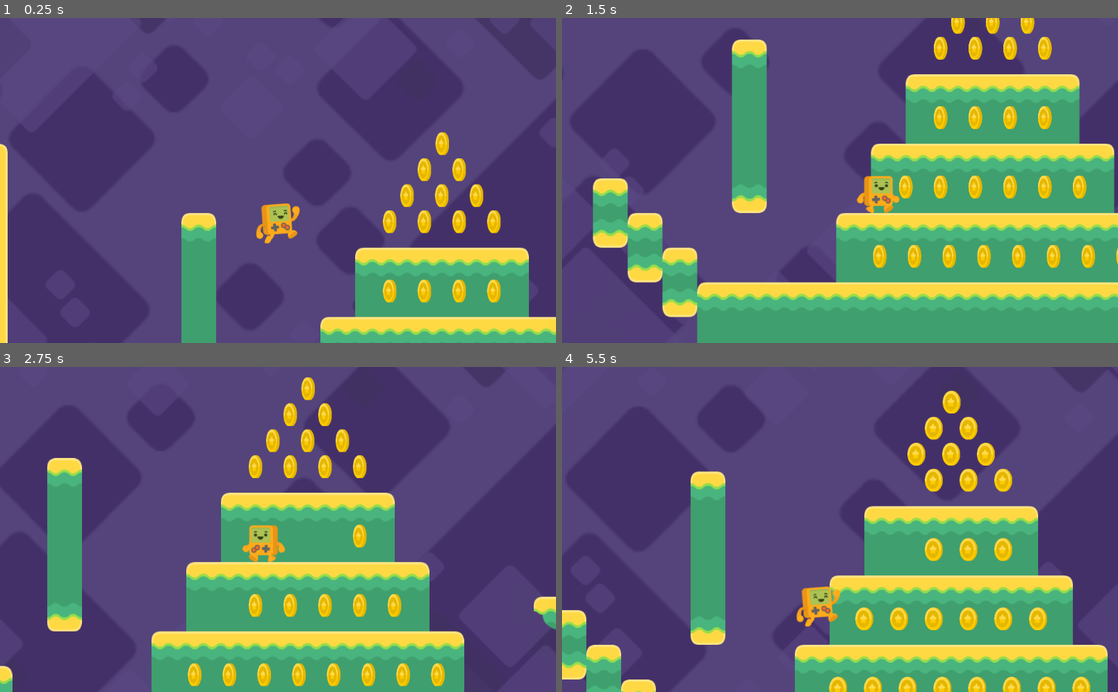
Above: before the commit, frames 1-4 (two rows, left to right).
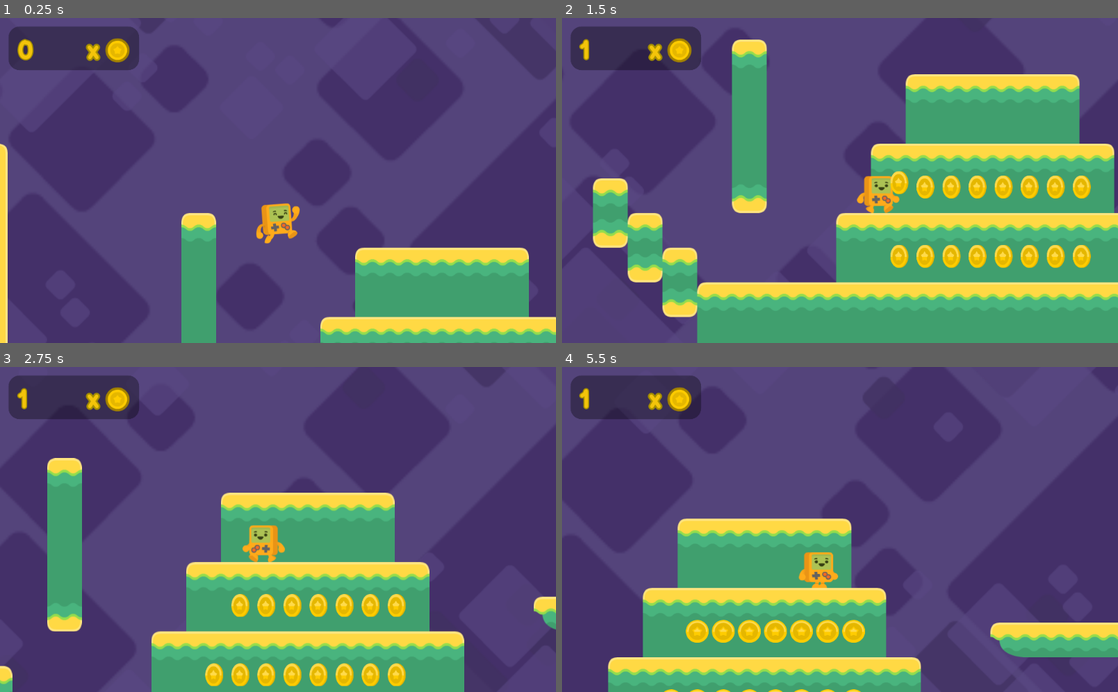
Above: after the commit, the same moments.

Repository: CrabbitSlater/Godot_2D_Tutorial_adv
Game: Godot game, scene res://Assets/Levels/Test_Level.tscn
Same seed, same stepped clock (60 frames per second), same inputs: the game is played once before the commit and once after it.
Inputs:
- Up to frame 1 (0.25 s): no input
- Up to frame 2 (1.5 s): hold D (player_right) from 0.53 s (still down); tap Space (player_jump) at 0.77 s
- Up to frame 3 (2.75 s): tap Space (player_jump) at 1.52 s; release D (player_right) at 2.03 s; hold A (player_left) from 2.03 s (still down)
- Up to frame 4 (5.5 s): release A (player_left) at 2.78 s; hold D (player_right) 2.78-4.28 s; tap Space (player_jump) at 3.02, 3.77, 4.52 s; hold A (player_left) 4.28-5.03 s; hold D (player_right) from 5.03 s (still down)

The runs differ from the first frame. In frame 1, 5.2% of the frame differs, in the area x 1-91%, y 2-88%; in frame 2, 7.9%; in frame 3, 8.0%; in frame 4, 46%, in the area x 0-100%, y 0-100%.

Commit message:
added HUD and assets, disabled the game win condition on player, used custom signal on coin to emit signal for HUD to recieive- and update coins accordingly Also used set collison mask bit to disable re-collecting same coin while animation plays

Diff:
--- a/Assets/Coin/Coin.gd
+++ b/Assets/Coin/Coin.gd
@@ -1,17 +1,23 @@
 extends Area2D
 
 
-
+#custom signal that we emit
+signal coin_collected
 
 func _on_Coin_body_entered(body):
 	#Collection script
+
+	#change the collision mask to disable collision with coin
+	set_collision_mask_bit(0,false)
+
 	#access other chold node with dolla
 	$AnimationPlayer.play("Bounce")
 	#Call Player's collect coin script (as on player mask, should only be a
 	#layer that collides
 	#WARNING- for best practice, shoud check that this method exists on other
 	#ßentity- or check gorup or class
-	body.add_coin()
+	emit_signal("coin_collected")
+
 
 
 func _on_AnimationPlayer_animation_finished(anim_name):
--- a/Assets/Coin/Coin.tscn
+++ b/Assets/Coin/Coin.tscn
@@ -53,7 +53,6 @@
 scale = Vector2( 0.5, 0.5 )
 frames = ExtResource( 1 )
 animation = "New Anim 1"
-frame = 1
 playing = true
 
 [connection signal="body_entered" from="." to="." method="_on_Coin_body_entered"]
--- /dev/null
+++ b/Assets/Levels/HUD.gd
@@ -0,0 +1,11 @@
+extends CanvasLayer
+
+var coins:int = 0
+
+func _ready():
+	$Coins.text=String(coins)
+
+
+func _on_coin_collected():
+	coins +=1
+	_ready()
--- a/Assets/Levels/Test_Level.tscn
+++ b/Assets/Levels/Test_Level.tscn
@@ -6,6 +6,9 @@
 [ext_resource path="res://Assets/background/set2_background.png" type="Texture" id=4]
 [ext_resource path="res://Assets/background/set2_tiles.png" type="Texture" id=5]
 [ext_resource path="res://Assets/Coin/Coin.tscn" type="PackedScene" id=6]
+[ext_resource path="res://Assets/UI/UI_Img/coin_gold.png" type="Texture" id=7]
+[ext_resource path="res://Assets/UI/Fonts/BalsamiqSans-Bold.ttf" type="DynamicFontData" id=8]
+[ext_resource path="res://Assets/Levels/HUD.gd" type="Script" id=9]
 
 [sub_resource type="RectangleShape2D" id=1]
 extents = Vector2( 224, 16 )
@@ -27,6 +30,23 @@
 
 [sub_resource type="RectangleShape2D" id=7]
 extents = Vector2( 2048, 16 )
+
+[sub_resource type="StyleBoxFlat" id=8]
+bg_color = Color( 0, 0, 0, 0.333333 )
+corner_radius_top_left = 20
+corner_radius_top_right = 20
+corner_radius_bottom_right = 20
+corner_radius_bottom_left = 20
+
+[sub_resource type="DynamicFont" id=9]
+size = 48
+outline_size = 3
+font_data = ExtResource( 8 )
+
+[sub_resource type="DynamicFont" id=10]
+size = 48
+outline_size = 2
+font_data = ExtResource( 8 )
 
 [node name="Test_Level" type="Node2D"]
 
@@ -150,87 +170,110 @@
 [node name="Coin_Container" type="Node2D" parent="."]
 
 [node name="Coin" parent="Coin_Container" instance=ExtResource( 6 )]
-position = Vector2( 336, 400 )
+position = Vector2( 372, 400 )
 
 [node name="Coin2" parent="Coin_Container" instance=ExtResource( 6 )]
-position = Vector2( 400, 400 )
+position = Vector2( 420, 400 )
 
 [node name="Coin3" parent="Coin_Container" instance=ExtResource( 6 )]
-position = Vector2( 464, 400 )
+position = Vector2( 468, 400 )
 
 [node name="Coin4" parent="Coin_Container" instance=ExtResource( 6 )]
-position = Vector2( 528, 400 )
+position = Vector2( 516, 400 )
 
 [node name="Coin5" parent="Coin_Container" instance=ExtResource( 6 )]
-position = Vector2( 592, 400 )
+position = Vector2( 564, 400 )
 
 [node name="Coin6" parent="Coin_Container" instance=ExtResource( 6 )]
-position = Vector2( 656, 400 )
+position = Vector2( 612, 400 )
 
 [node name="Coin7" parent="Coin_Container" instance=ExtResource( 6 )]
-position = Vector2( 720, 400 )
+position = Vector2( 660, 400 )
+
+[node name="Coin8" parent="Coin_Container" instance=ExtResource( 6 )]
+position = Vector2( 708, 400 )
+
+[node name="Coin9" parent="Coin_Container" instance=ExtResource( 6 )]
+position = Vector2( 372, 272 )
+
+[node name="Coin10" parent="Coin_Container" instance=ExtResource( 6 )]
+position = Vector2( 420, 272 )
+
+[node name="Coin11" parent="Coin_Container" instance=ExtResource( 6 )]
+position = Vector2( 468, 272 )
+
+[node name="Coin12" parent="Coin_Container" instance=ExtResource( 6 )]
+position = Vector2( 516, 272 )
+
+[node name="Coin13" parent="Coin_Container" instance=ExtResource( 6 )]
+position = Vector2( 564, 272 )
+
+[node name="Coin14" parent="Coin_Container" instance=ExtResource( 6 )]
+position = Vector2( 612, 272 )
 
 [node name="Coin15" parent="Coin_Container" instance=ExtResource( 6 )]
-position = Vector2( 448, 144 )
+position = Vector2( 660, 272 )
 
 [node name="Coin16" parent="Coin_Container" instance=ExtResource( 6 )]
-position = Vector2( 512, 144 )
-
-[node name="Coin17" parent="Coin_Container" instance=ExtResource( 6 )]
-position = Vector2( 576, 144 )
-
-[node name="Coin18" parent="Coin_Container" instance=ExtResource( 6 )]
-position = Vector2( 640, 144 )
-
-[node name="Coin19" parent="Coin_Container" instance=ExtResource( 6 )]
-position = Vector2( 448, 16 )
-
-[node name="Coin20" parent="Coin_Container" instance=ExtResource( 6 )]
-position = Vector2( 512, 16 )
-
-[node name="Coin21" parent="Coin_Container" instance=ExtResource( 6 )]
-position = Vector2( 576, 16 )
-
-[node name="Coin22" parent="Coin_Container" instance=ExtResource( 6 )]
-position = Vector2( 640, 16 )
-
-[node name="Coin23" parent="Coin_Container" instance=ExtResource( 6 )]
-position = Vector2( 480, -32 )
-
-[node name="Coin24" parent="Coin_Container" instance=ExtResource( 6 )]
-position = Vector2( 544, -32 )
-
-[node name="Coin25" parent="Coin_Container" instance=ExtResource( 6 )]
-position = Vector2( 608, -32 )
-
-[node name="Coin26" parent="Coin_Container" instance=ExtResource( 6 )]
-position = Vector2( 512, -80 )
-
-[node name="Coin27" parent="Coin_Container" instance=ExtResource( 6 )]
-position = Vector2( 576, -80 )
-
-[node name="Coin28" parent="Coin_Container" instance=ExtResource( 6 )]
-position = Vector2( 545, -128 )
-
-[node name="Coin9" parent="Coin_Container" instance=ExtResource( 6 )]
-position = Vector2( 384, 272 )
-
-[node name="Coin10" parent="Coin_Container" instance=ExtResource( 6 )]
-position = Vector2( 448, 272 )
-
-[node name="Coin11" parent="Coin_Container" instance=ExtResource( 6 )]
-position = Vector2( 512, 272 )
-
-[node name="Coin12" parent="Coin_Container" instance=ExtResource( 6 )]
-position = Vector2( 576, 272 )
-
-[node name="Coin13" parent="Coin_Container" instance=ExtResource( 6 )]
-position = Vector2( 640, 272 )
-
-[node name="Coin14" parent="Coin_Container" instance=ExtResource( 6 )]
-position = Vector2( 704, 272 )
-
-[node name="Coin8" parent="Coin_Container" instance=ExtResource( 6 )]
-position = Vector2( 784, 400 )
+position = Vector2( 708, 272 )
+
+[node name="HUD" type="CanvasLayer" parent="."]
+script = ExtResource( 9 )
+
+[node name="Panel" type="Panel" parent="HUD"]
+margin_left = 16.0
+margin_top = 16.0
+margin_right = 256.0
+margin_bottom = 96.0
+custom_styles/panel = SubResource( 8 )
+
+[node name="TextureRect" type="TextureRect" parent="HUD"]
+margin_left = 194.0
+margin_top = 37.0
+margin_right = 239.0
+margin_bottom = 82.0
+texture = ExtResource( 7 )
+expand = true
+stretch_mode = 1
+
+[node name="Label" type="Label" parent="HUD"]
+margin_left = 160.0
+margin_top = 32.0
+margin_right = 184.0
+margin_bottom = 91.0
+custom_colors/font_color = Color( 0.952941, 0.768627, 0.0392157, 1 )
+custom_colors/font_outline_modulate = Color( 0.647059, 0.560784, 0, 1 )
+custom_constants/line_spacing = 0
+custom_fonts/font = SubResource( 9 )
+text = "x"
+align = 1
+valign = 1
+
+[node name="Coins" type="Label" parent="HUD"]
+margin_left = 32.0
+margin_top = 32.0
+margin_right = 144.0
+margin_bottom = 80.0
+custom_colors/font_color = Color( 0.952941, 0.768627, 0.0392157, 1 )
+custom_colors/font_outline_modulate = Color( 0.647059, 0.560784, 0, 1 )
+custom_fonts/font = SubResource( 10 )
+text = "$$"
+valign = 1
 
 [connection signal="body_entered" from="Fall_Zone" to="Steve" method="_on_Fall_Zone_body_entered"]
+[connection signal="coin_collected" from="Coin_Container/Coin" to="HUD" method="_on_coin_collected"]
+[connection signal="coin_collected" from="Coin_Container/Coin2" to="HUD" method="_on_coin_collected"]
+[connection signal="coin_collected" from="Coin_Container/Coin3" to="HUD" method="_on_coin_collected"]
+[connection signal="coin_collected" from="Coin_Container/Coin4" to="HUD" method="_on_coin_collected"]
+[connection signal="coin_collected" from="Coin_Container/Coin5" to="HUD" method="_on_coin_collected"]
+[connection signal="coin_collected" from="Coin_Container/Coin6" to="HUD" method="_on_coin_collected"]
+[connection signal="coin_collected" from="Coin_Container/Coin7" to="HUD" method="_on_coin_collected"]
+[connection signal="coin_collected" from="Coin_Container/Coin8" to="HUD" method="_on_coin_collected"]
+[connection signal="coin_collected" from="Coin_Container/Coin9" to="HUD" method="_on_coin_collected"]
+[connection signal="coin_collected" from="Coin_Container/Coin10" to="HUD" method="_on_coin_collected"]
+[connection signal="coin_collected" from="Coin_Container/Coin11" to="HUD" method="_on_coin_collected"]
+[connection signal="coin_collected" from="Coin_Container/Coin12" to="HUD" method="_on_coin_collected"]
+[connection signal="coin_collected" from="Coin_Container/Coin13" to="HUD" method="_on_coin_collected"]
+[connection signal="coin_collected" from="Coin_Container/Coin14" to="HUD" method="_on_coin_collected"]
+[connection signal="coin_collected" from="Coin_Container/Coin15" to="HUD" method="_on_coin_collected"]
+[connection signal="coin_collected" from="Coin_Container/Coin16" to="HUD" method="_on_coin_collected"]
--- a/Assets/Steve/Steve.gd
+++ b/Assets/Steve/Steve.gd
@@ -1,6 +1,8 @@
 extends KinematicBody2D
 
 var velocity: Vector2  = Vector2(0.0,0.0)
+
+
 
 
 export var gravity : float = 35.0
@@ -49,10 +51,6 @@
 	velocity = move_and_slide(velocity,Vector2.UP)
 	#move and slide returns an adjusted velocity! use this to reset y velocity to zero on floor
 
-	#placeholder 'win' condition - dirty (run every frame, just resets scene) but works
-	if coins == 10:
-		get_tree().change_scene("res://Assets/Levels/Test_Level.tscn")
-
 
 
 
Not shown: 1 places in Assets/Levels/Test_Level.tscn that only renumber resources
Binary file added: Assets/UI/Fonts/BalsamiqSans-Bold.ttf
Binary file added: Assets/UI/UI_Img/coin_gold.png
Not shown, added: Assets/UI/UI_Img/coin_gold.png.import
